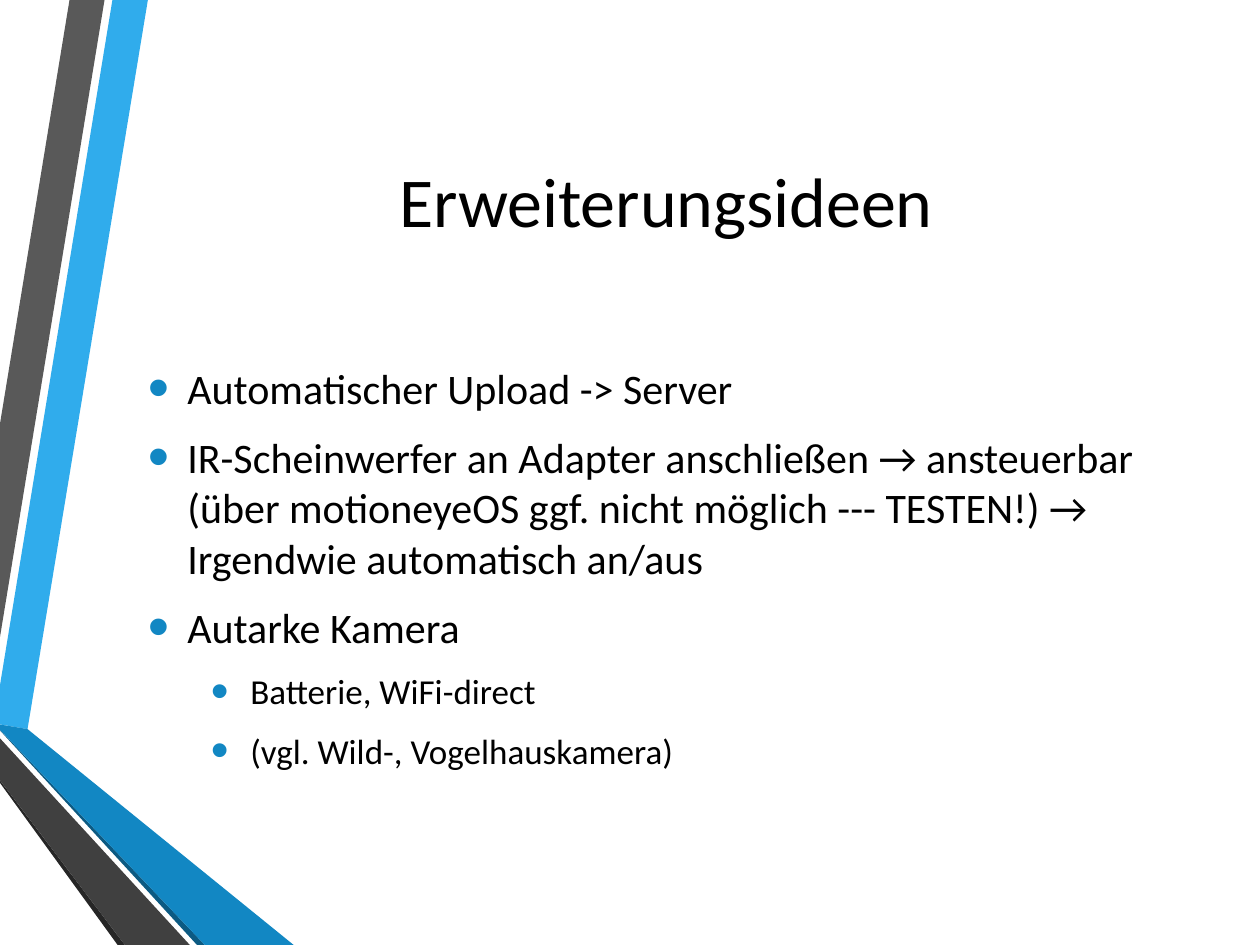
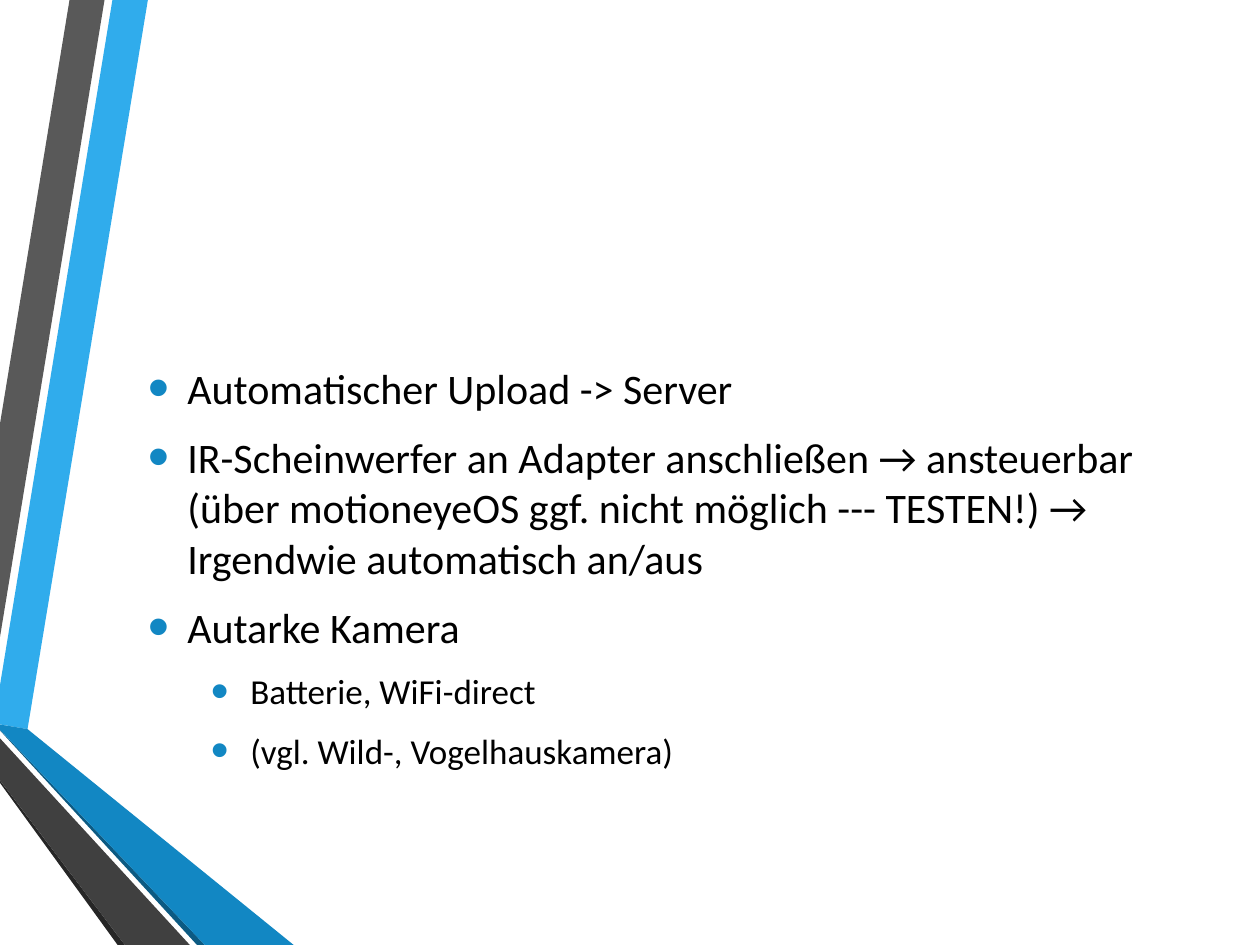
Before and after one commit to domeix/RSPiNoIR, a slide deck: slide 12 of Praesi.pptx (slide 11 before the commit). Drawn at 1260x945 pixels with LibreOffice and Linux fonts; fonts in the diff are those of the drawing; background and template pictures are left out. Boxes give left, top, right and bottom in pixels: in the first picture for what was removed or moved away, otherwise in the second. Text is boxed around its words. In the diff, an @@ line names an element or a change of style, - is before the commit and + after.

```diff
--- a/Praesi.pptx
+++ b/Praesi.pptx
@@ title removed at (399,178,932,239) @@
-Erweiterungsideen
```
Also in this commit, not shown: 8 other slides changed, 4 slides added, 1 slide removed.
